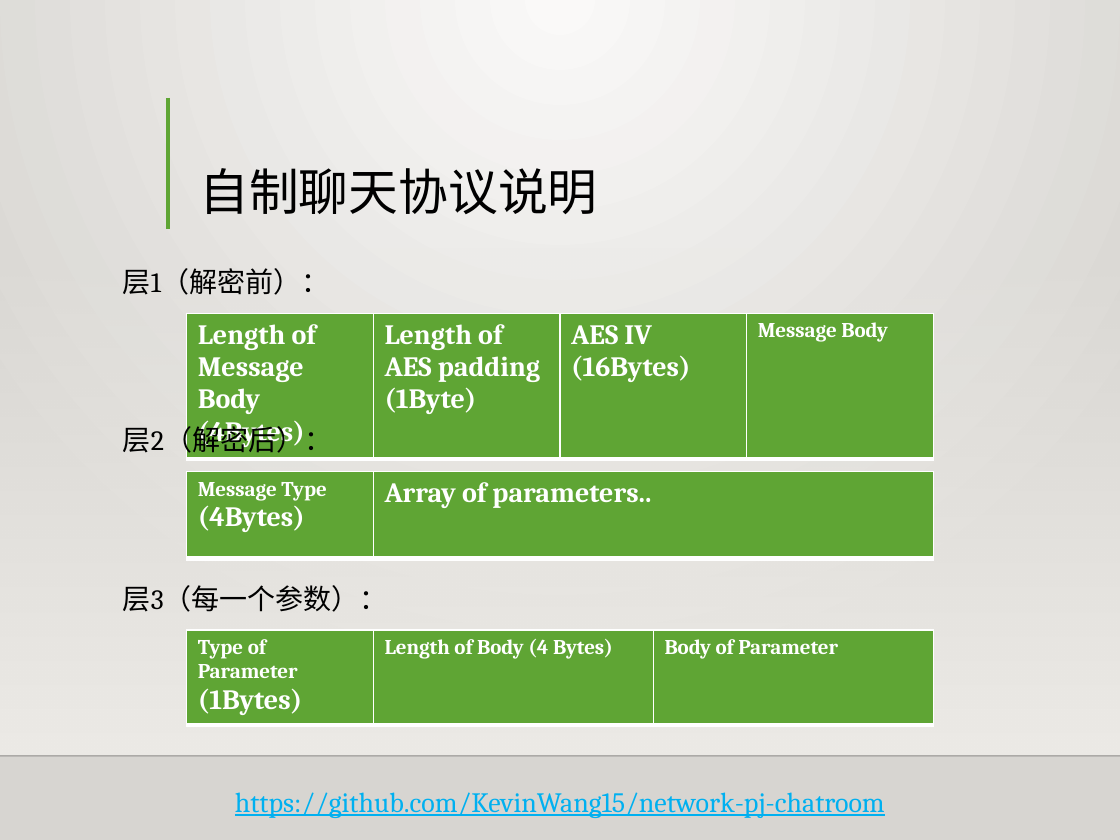
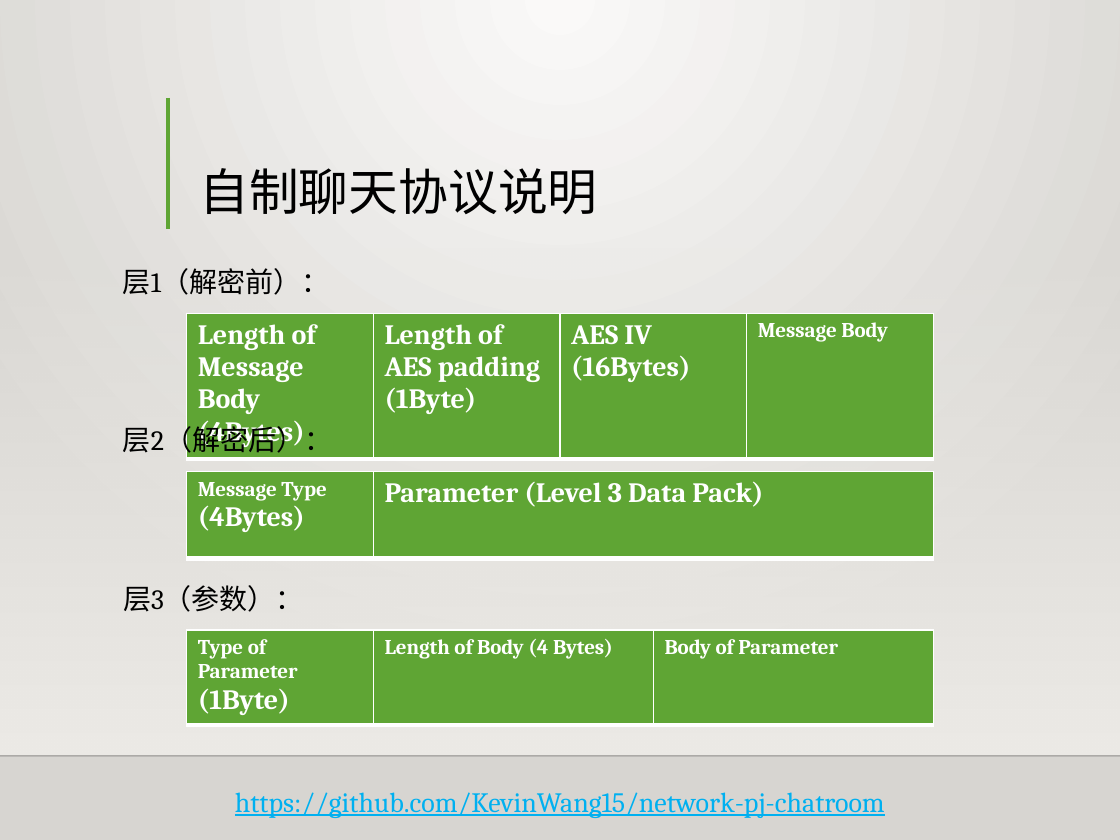
Before and after one commit to KevinWang15/network-pj-chatroom, a slide deck: slide 8 of presentation_slides.pptx. Drawn at 1120x840 pixels with LibreOffice and Linux fonts; fonts in the diff are those of the drawing; background and template pictures are left out. Boxes give left, top, right and bottom in pixels: in the first picture for what was removed or moved away, otherwise in the second. Text is boxed around its words. In the diff, an @@ line names an element or a change of style, - is before the commit and + after.

```diff
--- a/presentation_slides.pptx
+++ b/presentation_slides.pptx
@@ table at bbox=[187, 472, 934, 559] @@
-row 1, column 2: Array of parameters..
+row 1, column 2: Parameter (Level 3 Data Pack)
@@ text at bbox=[123, 585, 304, 612]: text changed @@
-层3（每一个参数）：
+层3（参数）：
@@ table at bbox=[187, 631, 934, 719] @@
-row 1, column 1: Type of Parameter (1Bytes)
+row 1, column 1: Type of Parameter (1Byte)
```
Also in this commit, not shown: 3 other files.
